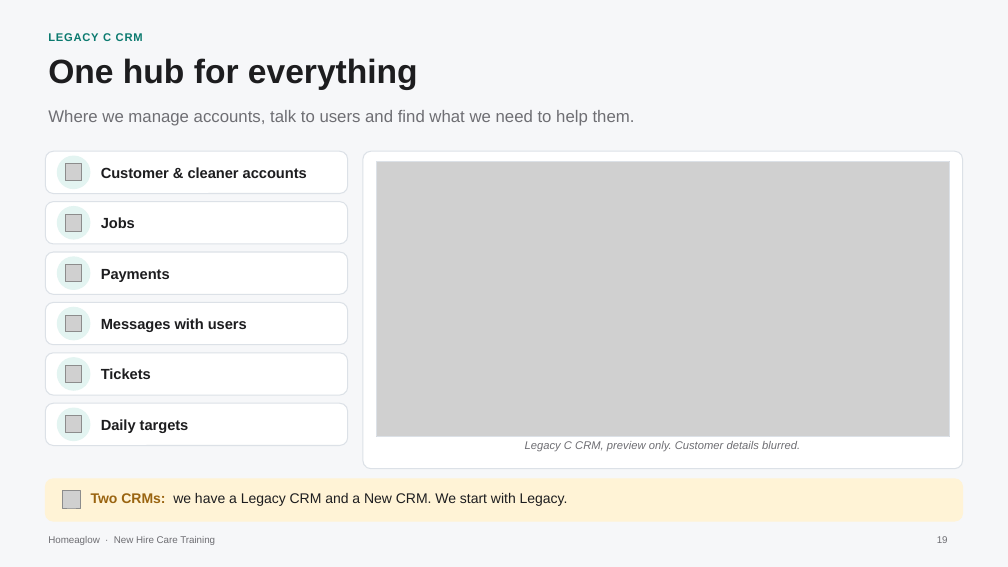
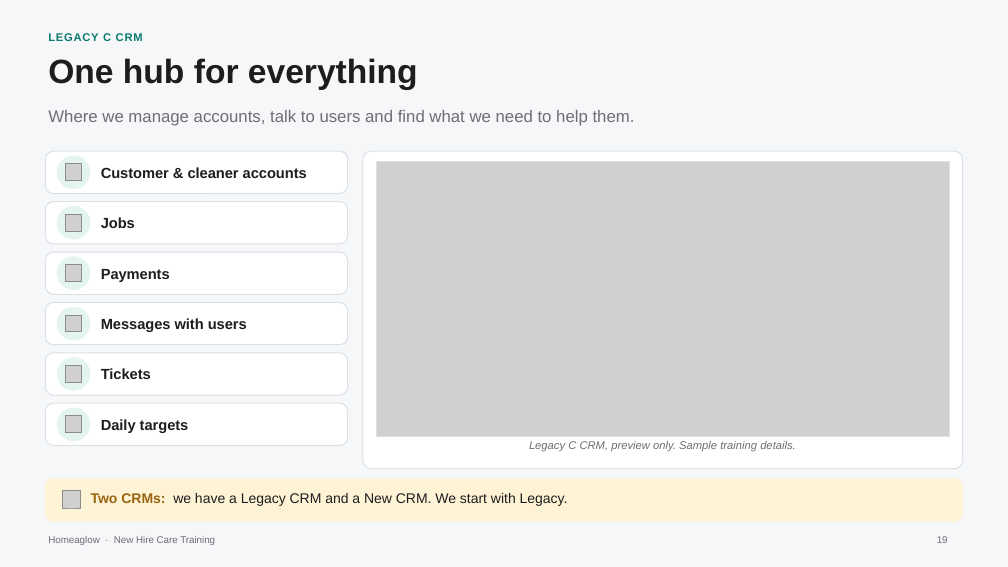
Before and after one commit to anjulimichelle/training, a slide deck: slide 19 of customer-foundations/customer-foundations-c-crm.pptx. Drawn at 1008x567 pixels with LibreOffice and Linux fonts; fonts in the diff are those of the drawing; grey boxes stand for pictures. Boxes give left, top, right and bottom in pixels: in the first picture for what was removed or moved away, otherwise in the second. Text is boxed around its words. In the diff, an @@ line names an element or a change of style, - is before the commit and + after.

```diff
--- a/customer-foundations/customer-foundations-c-crm.pptx
+++ b/customer-foundations/customer-foundations-c-crm.pptx
@@ text at [529, 441, 796, 451]: text changed @@
-Legacy C CRM, preview only. Customer details blurred.
+Legacy C CRM, preview only. Sample training details.
```
Also in this commit, not shown: 2 other slides changed, 4 other files.
